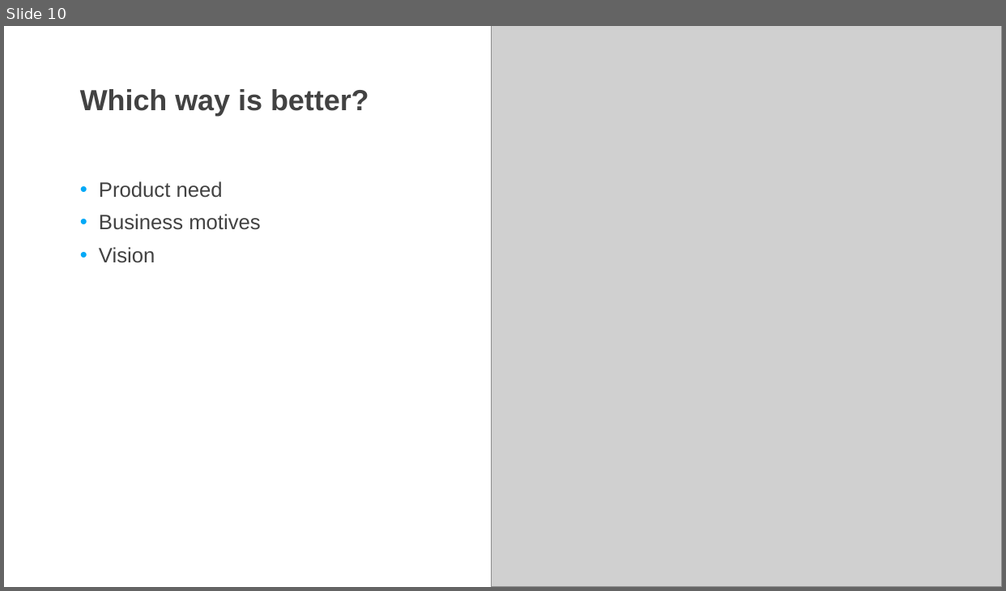
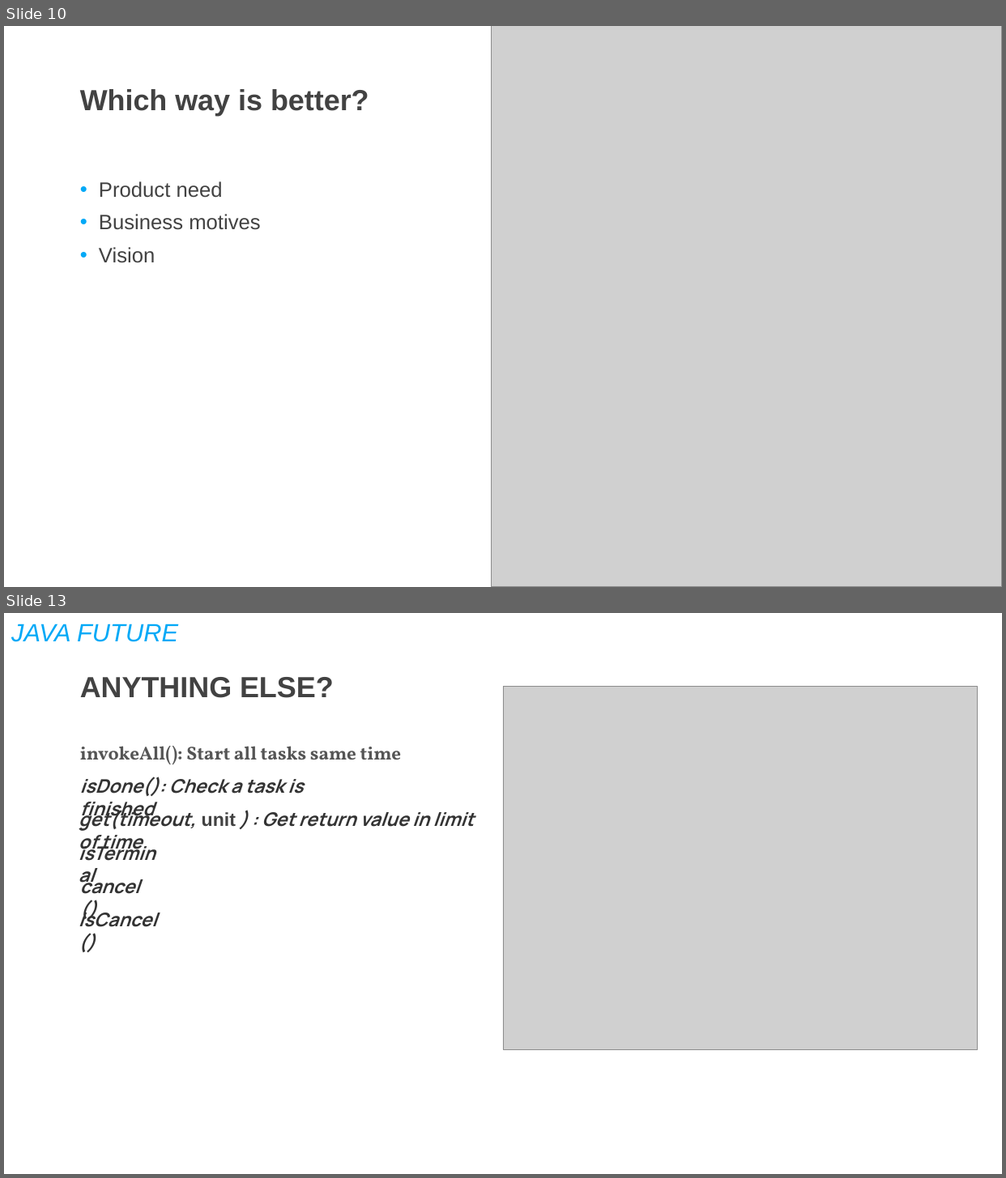
Before and after one commit to DevDay2019-AxonActive/DevDay2019---Advanced-Java, a slide deck: presentations/java_multiapi_gql.pptx. Shown one above the other, each under a label of ours: slide 10 before the commit, slides 10 and 13 after it; the slides between them are not shown. The pictures are 1006x591 and 1006x1178 pixels, drawn with LibreOffice and Linux fonts; fonts in the diff are those of the drawing; grey boxes stand for pictures; background and template pictures are left out. Boxes give left, top, right and bottom in pixels: in the first picture for what was removed or moved away, otherwise in the second. Text is boxed around its words. In the diff, an @@ line names an element or a change of style, - is before the commit and + after.

Commit message:
add slide for java future

```diff
--- a/presentations/java_multiapi_gql.pptx
+++ b/presentations/java_multiapi_gql.pptx
@@ slide 13 added at [4,613,1002,1174], background picture (left out) @@
@@ text added at [11,624,178,642], 24 pt, text #02A9F7, italic @@
+JAVA FUTURE
@@ text added at [80,677,334,698], 28 pt, text #424242, bold @@
+ANYTHING ELSE?
@@ picture added at [503,687,978,1050] @@
@@ text added at [80,746,402,764], 18 pt, text #555555, bold @@
+invokeAll(): Start all tasks same time
@@ text added at [80,777,303,820], 18 pt, text #333333, bold, italic @@
+isDone(): Check a task is finished
@@ text added at [79,808,474,854], 18 pt, text #333333, bold, italic @@
+get(timeout, unit ) : Get return value in limit of time
@@ text added at [71,837,169,867], 18 pt, text #333333, bold, italic @@
+isTerminal
@@ text added at [80,875,140,894], 18 pt, text #333333, bold, italic @@
+cancel()
@@ text added at [79,908,157,927], 18 pt, text #333333, bold, italic @@
+isCancel()
```
Also in this commit, not shown: 3 other slides added.
